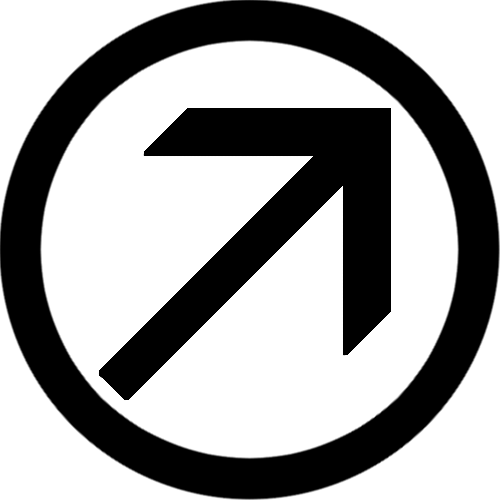
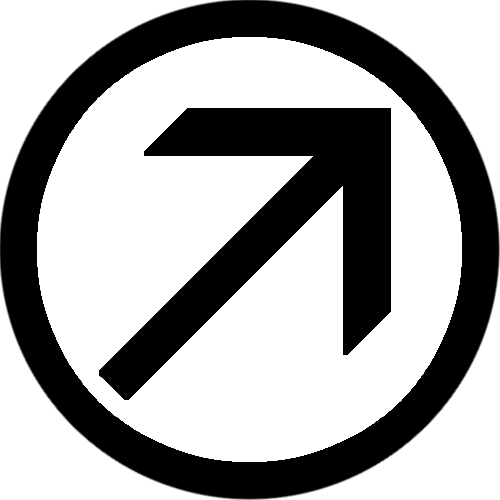
Comparing the layer stacks of the two 500×500 images. Changes:
painted on "right_up.png" over [37, 37, 462, 462]
